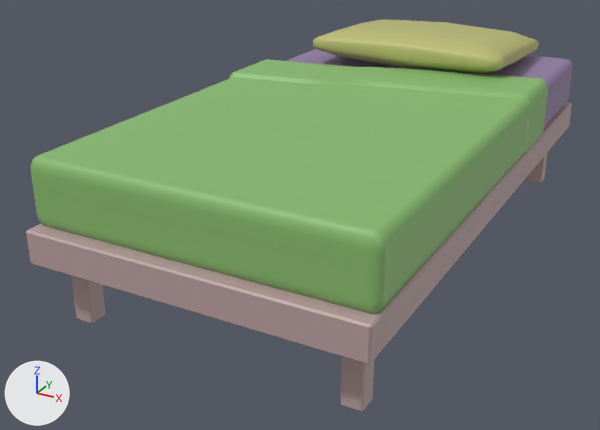
The FBX model Assets/Models/Room/Furnitures/bed_Past.fbx: old version first, new version second.
Camera for both pictures: a 50 mm camera at (1.09, -2.35, 1.22) aimed at (-0.11, -0.16, 0.12). The axes (+X, +Y, +Z) are drawn at lower left. The lights are the same throughout. Where no turn or scale is listed for an object, it has been applied to the vertices.

The first picture shows 'bed_Past'.
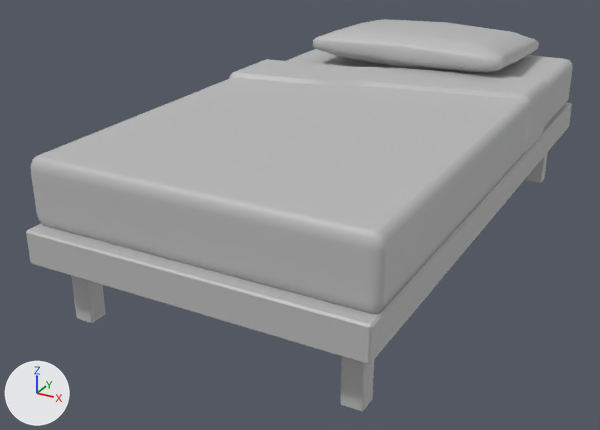
Commit message: [UPDATED] Fix first hand during cinematic + new past_bed with 1 material

What the commit changed:
Material 'lambert1' (mat_lambert1) is new.
Its base color is (0.5, 0.5, 0.5) (grey #bcbcbc).
me_mesh has 750 vertices, 710 faces and spans x -0.51..0.51, y -0.96..0.96, z -0.31..0.31.
me_mesh is used by ob_bed_past; location (0.0, 0.0, 0.306).
me_mesh part 1: all 317 faces that had it switch from mat_drap1 (green #89bc6e) to mat_lambert1 (grey #bcbcbc).
me_mesh part 2: all 192 faces that had it switch from mat_pillow1 (yellow #bcbc73) to mat_lambert1 (grey #bcbcbc).
me_mesh part 3: all 79 faces that had it switch from mat_matress1 (purple #927ba5) to mat_lambert1 (grey #bcbcbc).
me_mesh part 4: all 122 faces that had it switch from mat_cadre (grey #bca2a2) to mat_lambert1 (grey #bcbcbc).

Location of each change, [x1, y1, x2, y2] in pixels of the pictures (600 x 430 px):
part 1 of me_mesh, recoloured (green to grey): [31, 59, 548, 314] in both
part 2 of me_mesh, recoloured: [313, 19, 539, 74] in both
part 3 of me_mesh, recoloured (purple to grey): [43, 49, 573, 226] in both
part 4 of me_mesh, recoloured: [26, 103, 572, 412] in both
